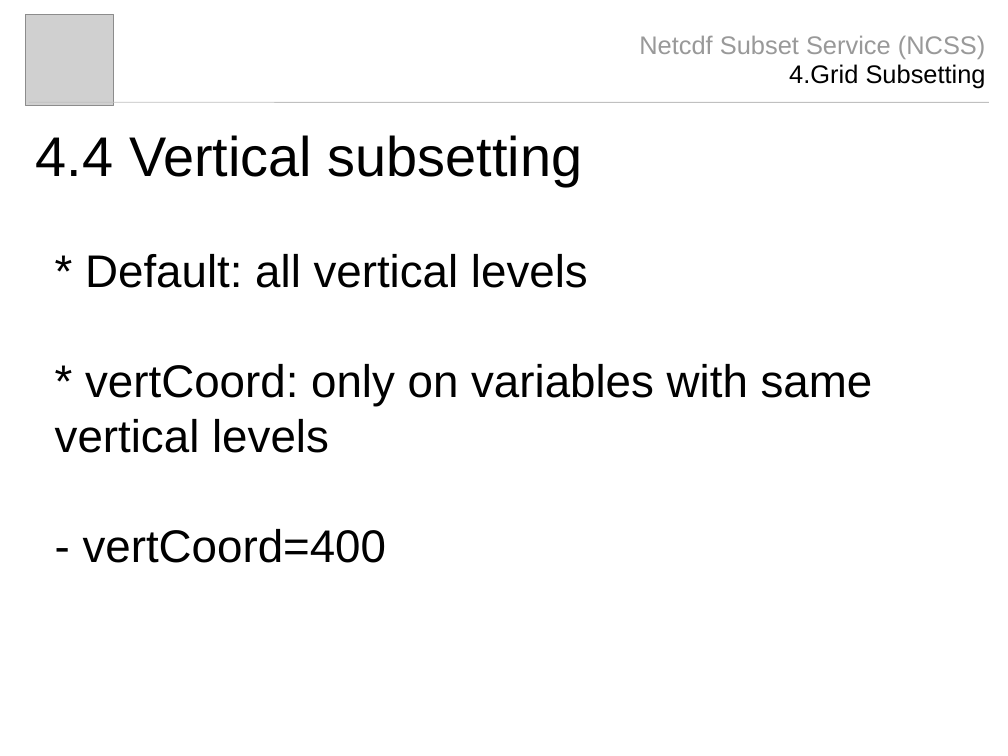
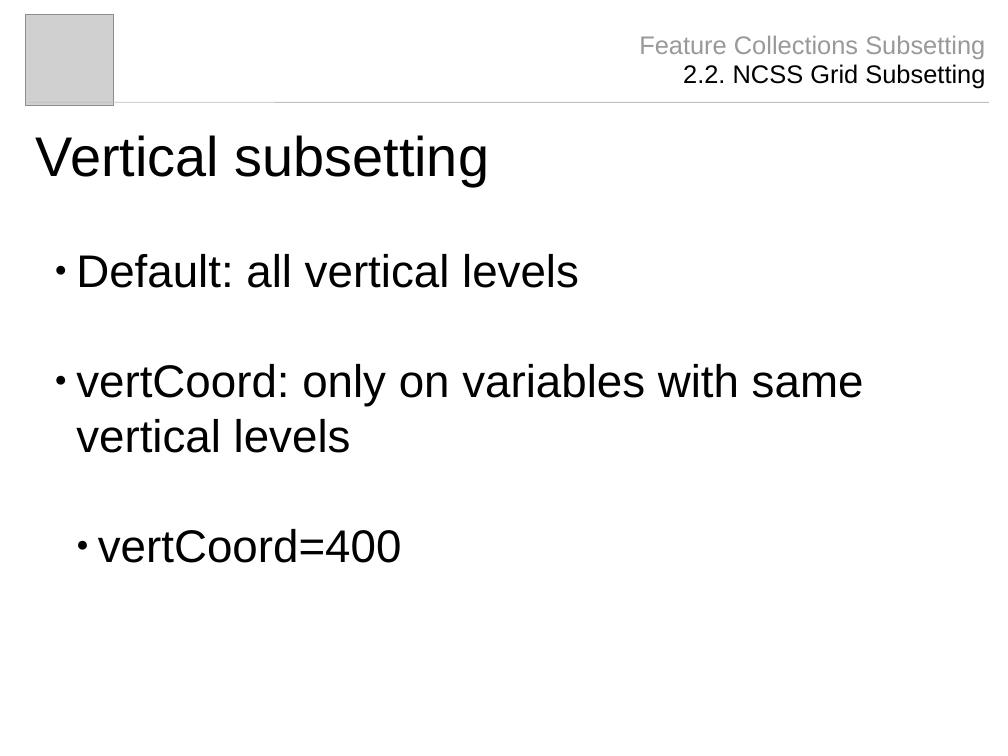
Before and after one commit to Unidata/thredds, a slide deck: slide 11 of docs/web/thredds/tech/tds4.3/reference/ncss/NCSS_4_3.odp (slide 8 before the commit). Drawn at 1008x756 pixels with LibreOffice and Linux fonts; fonts in the diff are those of the drawing; grey boxes stand for pictures. Boxes give left, top, right and bottom in pixels: in the first picture for what was removed or moved away, otherwise in the second. Text is boxed around its words. In the diff, an @@ line names an element or a change of style, - is before the commit and + after.

```diff
--- a/docs/web/thredds/tech/tds4.3/reference/ncss/NCSS_4_3.odp
+++ b/docs/web/thredds/tech/tds4.3/reference/ncss/NCSS_4_3.odp
@@ text at [639, 35, 985, 88]: text changed @@
-Netcdf Subset Service (NCSS)
-4.Grid Subsetting
+Feature Collections Subsetting
+2.2. NCSS Grid Subsetting
@@ title at [36, 135, 490, 186]: text changed @@
-4.4 Vertical subsetting
+Vertical subsetting
@@ text at [76, 254, 864, 563]: text changed @@
-* Default: all vertical levels
-* vertCoord: only on variables with same vertical levels
-- vertCoord=400
+● Default: all vertical levels
+● vertCoord: only on variables with same vertical levels
+  ● vertCoord=400
```
Also in this commit, not shown: 10 other slides changed, 12 slides added, 2 slides removed, 2 other files.
